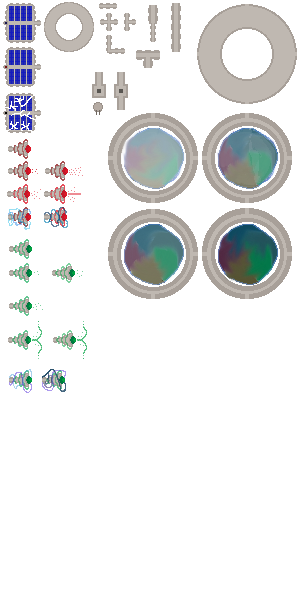
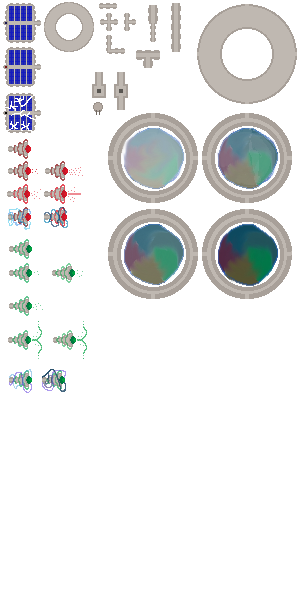
Layers edited between the first and the second 300x600 image:
renamed "Layer 17" to "Layer 18", painted on it over [162, 208, 292, 299]
